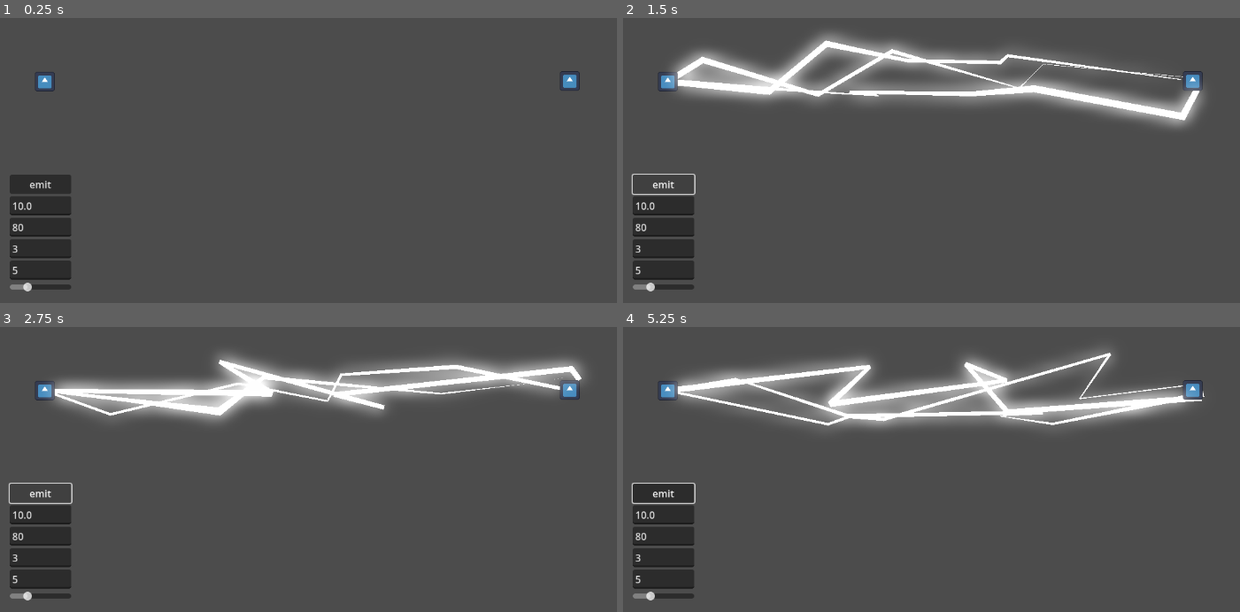
Above: before the commit, frames 1-4 (two rows, left to right).
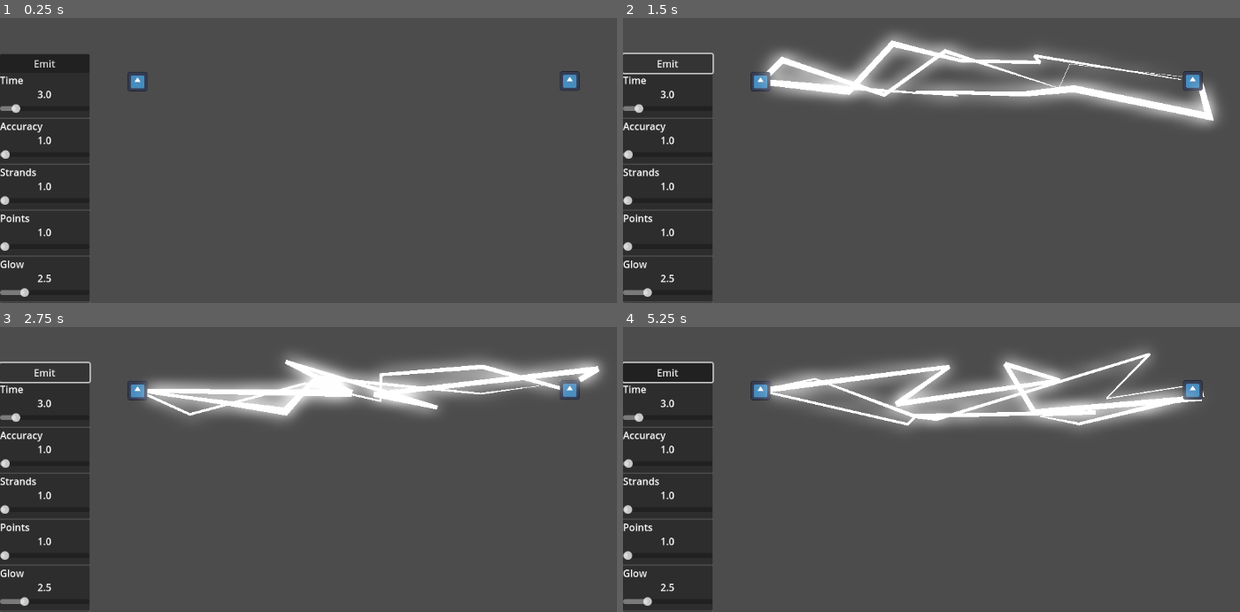
Above: after the commit, the same moments.

Repository: Coltari/line2d-lightning
Game: Godot game, scene res://node_2d.tscn
The game is run twice, just before and just after one commit, with the same random seed, the same clock (stepped at 60 frames per second) and the same inputs. The engine's default icon, where the game draws it, is replaced by a stand-in: a white triangle on a blue panel in a dark square.
Inputs (mouse positions are in pixels of both pictures, inside the frame that each line leads up to):
- Up to frame 1 (0.25 s): no input
- Up to frame 2 (1.5 s): click "emit" (after the commit: "Emit") at 0.5 s; click "emit" (after the commit: "Emit") at 1.25 s
- Up to frame 3 (2.75 s): click "emit" (after the commit: "Emit") at 2 s
- Up to frame 4 (5.25 s): move the mouse to (666, 389) at 2.77 s; click (666, 389) at 2.92 s; move the mouse to (1190, 389) at 3.52 s; click (1190, 389) at 3.67 s; move the mouse to (outside the picture) at 4.27 s; click (outside the picture) at 4.42 s; move the mouse to (943, 492) at 5.02 s; click (943, 492) at 5.17 s

The runs differ from the first frame. In frame 1, 9.1% of the frame differs, in the area x 0-24%, y 12-100%; in frame 2, 18%; in frame 3, 17%; in frame 4, 20%, in the area x 0-94%, y 8-100%.

Commit message:
UI rework

Diff:
--- /dev/null
+++ b/attribute_slider.gd
@@ -0,0 +1,58 @@
+@tool
+class_name AttributeSlider
+extends Container
+
+var _value : float:
+	get():
+		await until_ready()
+		return h_slider.value
+
+@export var attribute : String = "An Attribute":
+	set(value):
+		attribute = value
+		await until_ready()
+		attribute_label.text = attribute
+@export var min : float = 0.0:
+	set(value):
+		min = value
+		await until_ready()
+		h_slider.min_value = min
+@export var max : float = 100.0:
+	set(value):
+		max = value
+		await until_ready()
+		h_slider.max_value = max
+@export var step : float = 1.0:
+	set(value):
+		step = value
+		await until_ready()
+		h_slider.step = step
+@export var value : float:
+	get():
+		return _value
+	set(new_value):
+		await until_ready()
+		h_slider.value = new_value
+
+@onready var attribute_label: Label = %AttributeLabel
+@onready var value_label: Label = %ValueLabel
+@onready var h_slider: HSlider = %HSlider
+
+signal value_changed(new_value : float)
+
+# Called when the node enters the scene tree for the first time.
+func _ready() -> void:
+	attribute_label.text = attribute
+	h_slider.min_value = min
+	h_slider.max_value = max
+	h_slider.step = step
+	h_slider.value_changed.connect(on_value_changed)
+
+func on_value_changed(new_value : float) -> void:
+	var text_value := str(snapped(value, 0.01))
+	value_label.text = text_value
+	value_changed.emit(value)
+
+func until_ready() -> void:
+	if not is_node_ready():
+		await ready
--- /dev/null
+++ b/attribute_slider.tscn
@@ -0,0 +1,29 @@
+[gd_scene load_steps=2 format=3 uid="uid://dwrw4mrmxttyv"]
+
+[ext_resource type="Script" uid="uid://dxvu455yhq5wk" path="res://attribute_slider.gd" id="1_vjs5l"]
+
+[node name="AttributeSlider" type="VBoxContainer"]
+theme_override_constants/separation = 0
+script = ExtResource("1_vjs5l")
+attribute = "Attribute"
+value = 1.0
+
+[node name="AttributeLabel" type="Label" parent="."]
+unique_name_in_owner = true
+layout_mode = 2
+text = "Attribute"
+
+[node name="ValueLabel" type="Label" parent="."]
+unique_name_in_owner = true
+layout_mode = 2
+text = "1.0"
+horizontal_alignment = 1
+
+[node name="HSlider" type="HSlider" parent="."]
+unique_name_in_owner = true
+custom_minimum_size = Vector2(100, 25)
+layout_mode = 2
+value = 1.0
+
+[node name="HSeparator" type="HSeparator" parent="."]
+layout_mode = 2
--- a/lightning.gd
+++ b/lightning.gd
@@ -17,12 +17,12 @@
 
 @onready var timer: Timer = $Timer
 @onready var lines: Node2D = $Lines
-@onready var button: Button = $VBoxContainer/Button
-@onready var ltime: LineEdit = $VBoxContainer/time
-@onready var length: LineEdit = $VBoxContainer/length
-@onready var lstrands: LineEdit = $VBoxContainer/strands
-@onready var lpoints: LineEdit = $VBoxContainer/points
-@onready var glow: HSlider = $VBoxContainer/glow
+@onready var button: Button = %Button
+@onready var ltime: AttributeSlider = %TimeAttributeSlider
+@onready var length: AttributeSlider = %AccuracyAttributeSlider
+@onready var lstrands: AttributeSlider = %StrandsAttributeSlider
+@onready var lpoints: AttributeSlider = %PointsAttributeSlider
+@onready var glow: AttributeSlider = %GlowAttributeSlider
 
 @onready var source: Sprite2D = $Source
 @onready var s_area_2d: Area2D = $Source/Area2D
@@ -37,17 +37,12 @@
 	s_area_2d.input_event.connect(source_grabbed)
 	t_area_2d.input_event.connect(target_grabbed)
 	glow.value = glow_intensity
-	ltime.text = str(time)
-	#length.text = str(strandlength)
-	length.text = str(accuracy)
-	lstrands.text = str(strands)
-	lpoints.text = str(points)
 	glow.value_changed.connect(glow_changed)
 	button.button_down.connect(_on_button_button_down)
-	ltime.text_changed.connect(value_changed.bind("time"))
-	length.text_changed.connect(value_changed.bind("length"))
-	lstrands.text_changed.connect(value_changed.bind("strands"))
-	lpoints.text_changed.connect(value_changed.bind("points"))
+	ltime.value_changed.connect(value_changed.bind("time"))
+	length.value_changed.connect(value_changed.bind("length"))
+	lstrands.value_changed.connect(value_changed.bind("strands"))
+	lpoints.value_changed.connect(value_changed.bind("points"))
 	timer.timeout.connect(stopemitting)
 	timer.wait_time = time
 	lines.position = source.position
@@ -107,7 +102,7 @@
 func _on_button_button_down() -> void:
 	emit = true
 
-func value_changed(value : String, prop : String) -> void:
+func value_changed(value : float, prop : String) -> void:
 	match prop:
 		"time":
 			time = float(value)
--- a/node_2d.tscn
+++ b/node_2d.tscn
@@ -1,7 +1,8 @@
-[gd_scene load_steps=6 format=3 uid="uid://bdf7n8172jmq"]
+[gd_scene load_steps=7 format=3 uid="uid://bdf7n8172jmq"]
 
 [ext_resource type="Script" uid="uid://d323g585uoxuw" path="res://lightning.gd" id="1_wtcfe"]
 [ext_resource type="Texture2D" uid="uid://43vpon1kdw1c" path="res://icon.svg" id="2_0e48y"]
+[ext_resource type="PackedScene" uid="uid://dwrw4mrmxttyv" path="res://attribute_slider.tscn" id="3_epypp"]
 
 [sub_resource type="CircleShape2D" id="CircleShape2D_epypp"]
 radius = 64.1249
@@ -22,45 +23,8 @@
 [node name="Lines" type="Node2D" parent="."]
 position = Vector2(305, 327)
 
-[node name="VBoxContainer" type="VBoxContainer" parent="."]
-offset_left = 16.0
-offset_top = 439.0
-offset_right = 116.0
-offset_bottom = 630.0
-size_flags_horizontal = 0
-size_flags_vertical = 8
-
-[node name="Button" type="Button" parent="VBoxContainer"]
-layout_mode = 2
-text = "emit"
-
-[node name="time" type="LineEdit" parent="VBoxContainer"]
-custom_minimum_size = Vector2(100, 25)
-layout_mode = 2
-placeholder_text = "time"
-
-[node name="length" type="LineEdit" parent="VBoxContainer"]
-custom_minimum_size = Vector2(100, 25)
-layout_mode = 2
-placeholder_text = "accuracy"
-
-[node name="strands" type="LineEdit" parent="VBoxContainer"]
-custom_minimum_size = Vector2(100, 25)
-layout_mode = 2
-placeholder_text = "strands"
-
-[node name="points" type="LineEdit" parent="VBoxContainer"]
-custom_minimum_size = Vector2(100, 25)
-layout_mode = 2
-placeholder_text = "points"
-
-[node name="glow" type="HSlider" parent="VBoxContainer"]
-layout_mode = 2
-max_value = 10.0
-step = 0.1
-
 [node name="Source" type="Sprite2D" parent="."]
-position = Vector2(73, 287)
+position = Vector2(224, 287)
 scale = Vector2(0.25, 0.25)
 texture = ExtResource("2_0e48y")
 
@@ -81,3 +45,67 @@
 
 [node name="WorldEnvironment" type="WorldEnvironment" parent="."]
 environment = SubResource("Environment_0e48y")
+
+[node name="CanvasLayer" type="CanvasLayer" parent="."]
+
+[node name="BoxContainer" type="BoxContainer" parent="CanvasLayer"]
+anchors_preset = 9
+anchor_bottom = 1.0
+offset_right = 146.0
+grow_vertical = 2
+
+[node name="PanelContainer" type="PanelContainer" parent="CanvasLayer/BoxContainer"]
+layout_mode = 2
+size_flags_horizontal = 3
+size_flags_vertical = 8
+
+[node name="VBoxContainer" type="VBoxContainer" parent="CanvasLayer/BoxContainer/PanelContainer"]
+layout_mode = 2
+size_flags_horizontal = 3
+size_flags_vertical = 10
+theme_override_constants/separation = 0
+
+[node name="Button" type="Button" parent="CanvasLayer/BoxContainer/PanelContainer/VBoxContainer"]
+unique_name_in_owner = true
+layout_mode = 2
+text = "Emit"
+
+[node name="TimeAttributeSlider" parent="CanvasLayer/BoxContainer/PanelContainer/VBoxContainer" instance=ExtResource("3_epypp")]
+unique_name_in_owner = true
+layout_mode = 2
+attribute = "Time"
+min = 0.1
+max = 20.0
+step = 0.1
+value = 3.0
+
+[node name="AccuracyAttributeSlider" parent="CanvasLayer/BoxContainer/PanelContainer/VBoxContainer" instance=ExtResource("3_epypp")]
+unique_name_in_owner = true
+layout_mode = 2
+attribute = "Accuracy"
+min = 0.1
+step = 0.1
+
+[node name="StrandsAttributeSlider" parent="CanvasLayer/BoxContainer/PanelContainer/VBoxContainer" instance=ExtResource("3_epypp")]
+unique_name_in_owner = true
+layout_mode = 2
+attribute = "Strands"
+min = 1.0
+max = 20.0
+value = 1.0
+
+[node name="PointsAttributeSlider" parent="CanvasLayer/BoxContainer/PanelContainer/VBoxContainer" instance=ExtResource("3_epypp")]
+unique_name_in_owner = true
+layout_mode = 2
+attribute = "Points"
+min = 1.0
+max = 50.0
+value = 1.0
+
+[node name="GlowAttributeSlider" parent="CanvasLayer/BoxContainer/PanelContainer/VBoxContainer" instance=ExtResource("3_epypp")]
+unique_name_in_owner = true
+layout_mode = 2
+attribute = "Glow"
+max = 10.0
+step = 0.1
+value = 2.5
Not shown, added: attribute_slider.gd.uid
